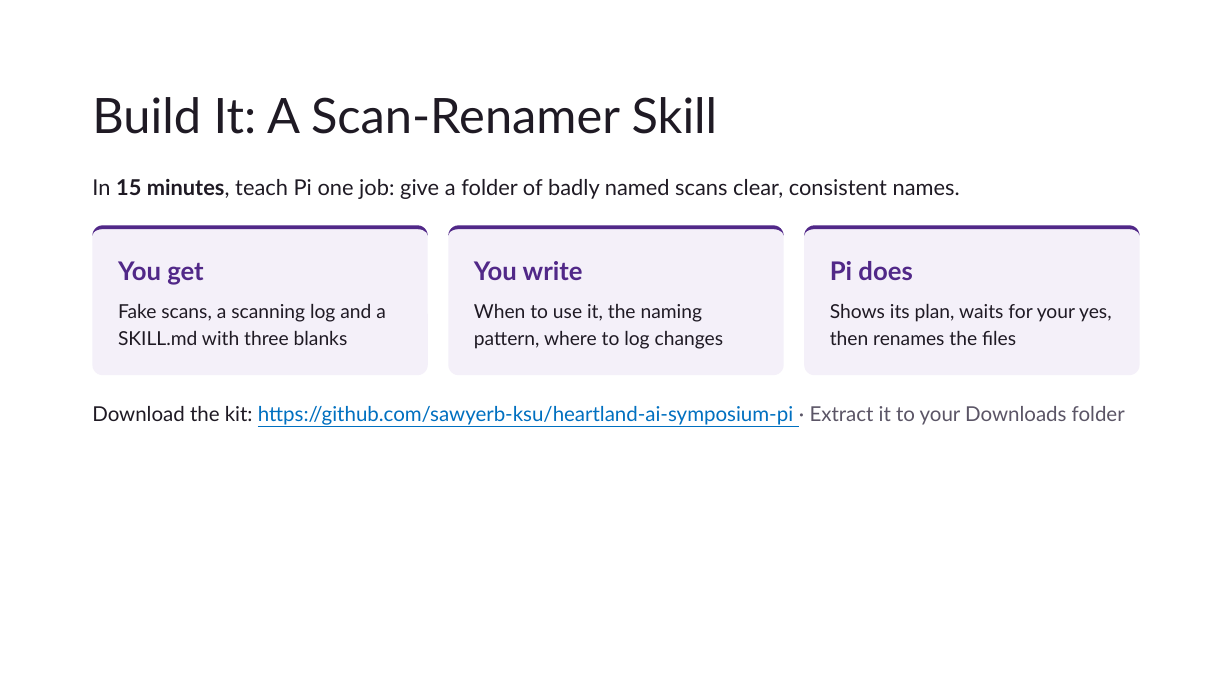
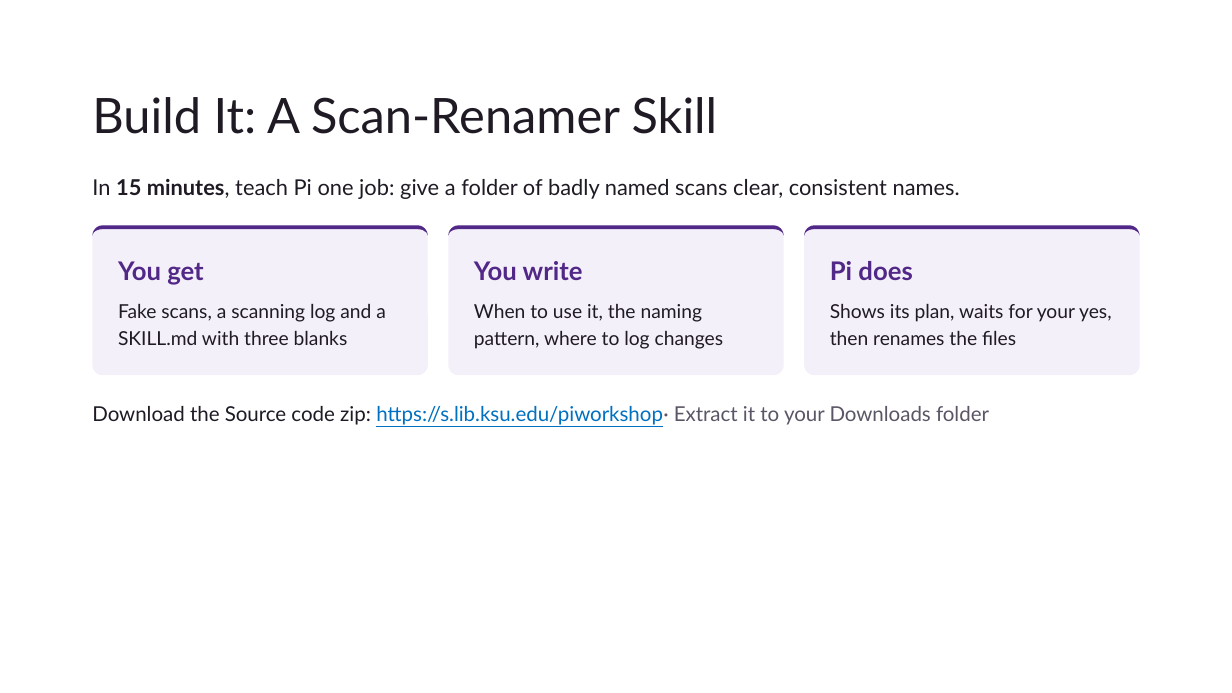
Before and after one commit to sawyerb-ksu/heartland-ai-symposium-pi, a slide deck: slide 12 of PresentationSlides.pptx (slide 13 before the commit). Drawn at 1232x693 pixels with LibreOffice and Linux fonts; fonts in the diff are those of the drawing; background and template pictures are left out. Boxes give left, top, right and bottom in pixels: in the first picture for what was removed or moved away, otherwise in the second. Text is boxed around its words. In the diff, an @@ line names an element or a change of style, - is before the commit and + after.

```diff
--- a/PresentationSlides.pptx
+++ b/PresentationSlides.pptx
@@ text at (92,406,989,425): text changed @@
-Download the kit: https://github.com/sawyerb-ksu/heartland-ai-symposium-pi · Extract it to your Downloads folder
+Download the Source code zip: https://s.lib.ksu.edu/piworkshop· Extract it to your Downloads folder
```
Also in this commit, not shown: 2 other slides changed, 2 slides added, 1 slide removed.
